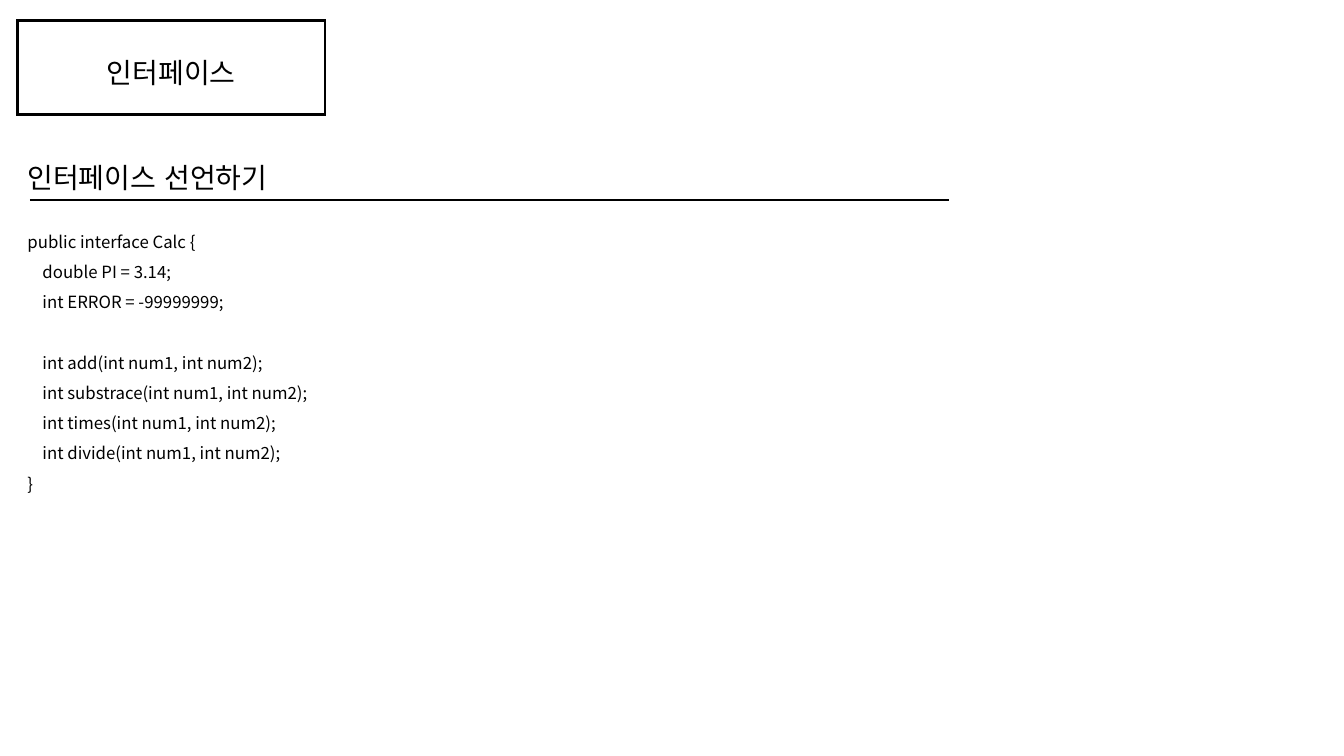
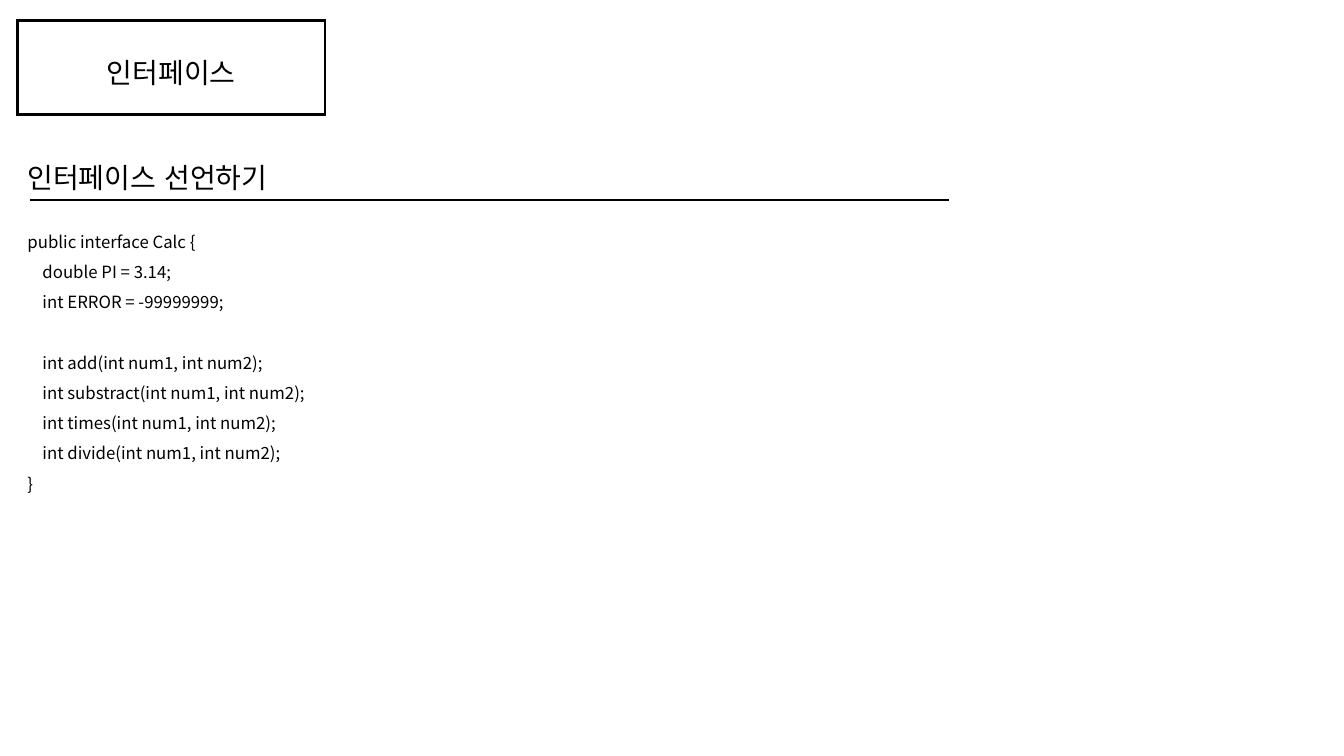
Before and after one commit to kmj-mkes/class_data_ex, a slide deck: slide 3 of 11) 인터페이스.pptx. Drawn at 1344x756 pixels with LibreOffice and Linux fonts; fonts in the diff are those of the drawing. Boxes give left, top, right and bottom in pixels: in the first picture for what was removed or moved away, otherwise in the second. Text is boxed around its words. In the diff, an @@ line names an element or a change of style, - is before the commit and + after.

```diff
--- a/11) 인터페이스.pptx
+++ b/11) 인터페이스.pptx
@@ text at <box>42,385,305,402</box>: text changed @@
-int substrace(int num1, int num2);
+int substract(int num1, int num2);
```
Also in this commit, not shown: 1 other slide changed, 2 other files.
